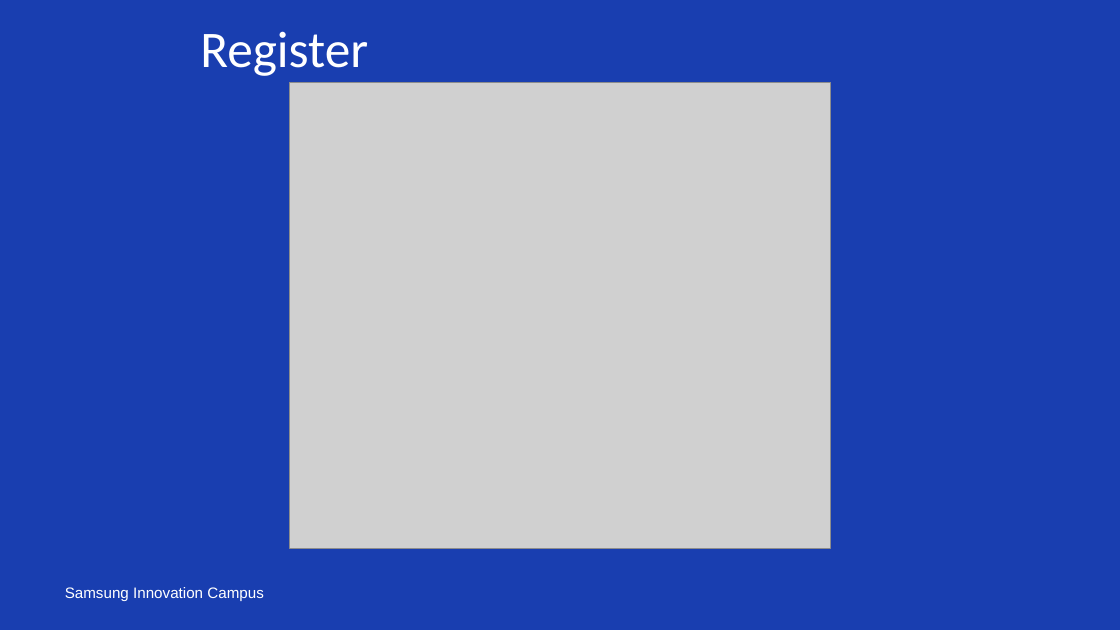
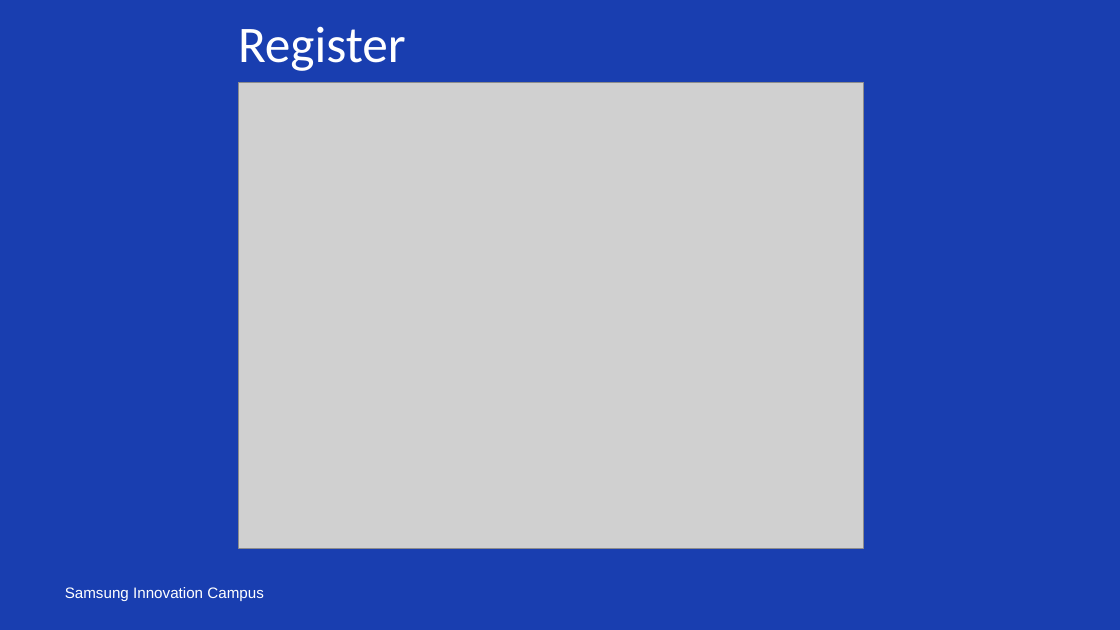
Before and after one commit to HabibaIbrahim6/ch6_project, a slide deck: slide 12 of Workshops_&_Learning_Events_Planner.pptx. Drawn at 1120x630 pixels with LibreOffice and Linux fonts; fonts in the diff are those of the drawing; grey boxes stand for pictures. Boxes give left, top, right and bottom in pixels: in the first picture for what was removed or moved away, otherwise in the second. Text is boxed around its words. In the diff, an @@ line names an element or a change of style, - is before the commit and + after.

Commit message:
edit powerpoint

```diff
--- a/Workshops_&_Learning_Events_Planner.pptx
+++ b/Workshops_&_Learning_Events_Planner.pptx
@@ text "Register": place and size @@
-text "Register" at <box>200,31,368,76</box>
+text "Register" at <box>238,26,406,71</box>
@@ picture: place and size @@
-picture at <box>289,82,830,548</box>
+picture at <box>238,82,864,548</box>
```
Also in this commit, not shown: 3 other slides changed, 19 slides added, 11 slides removed.
